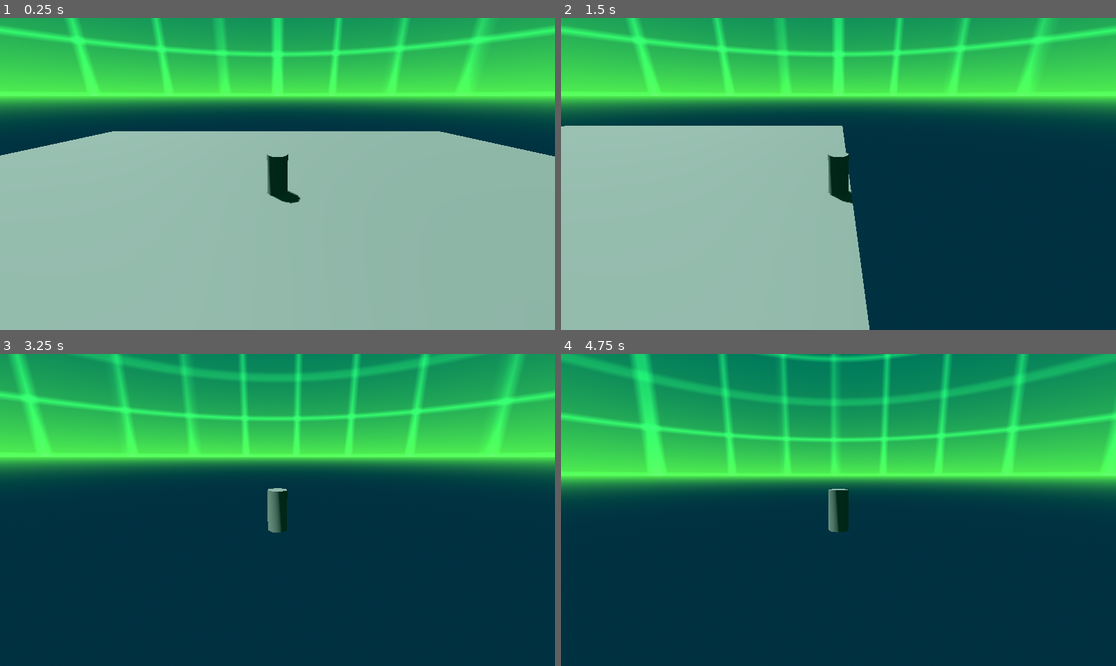
Above: before the commit, frames 1-4 (two rows, left to right).
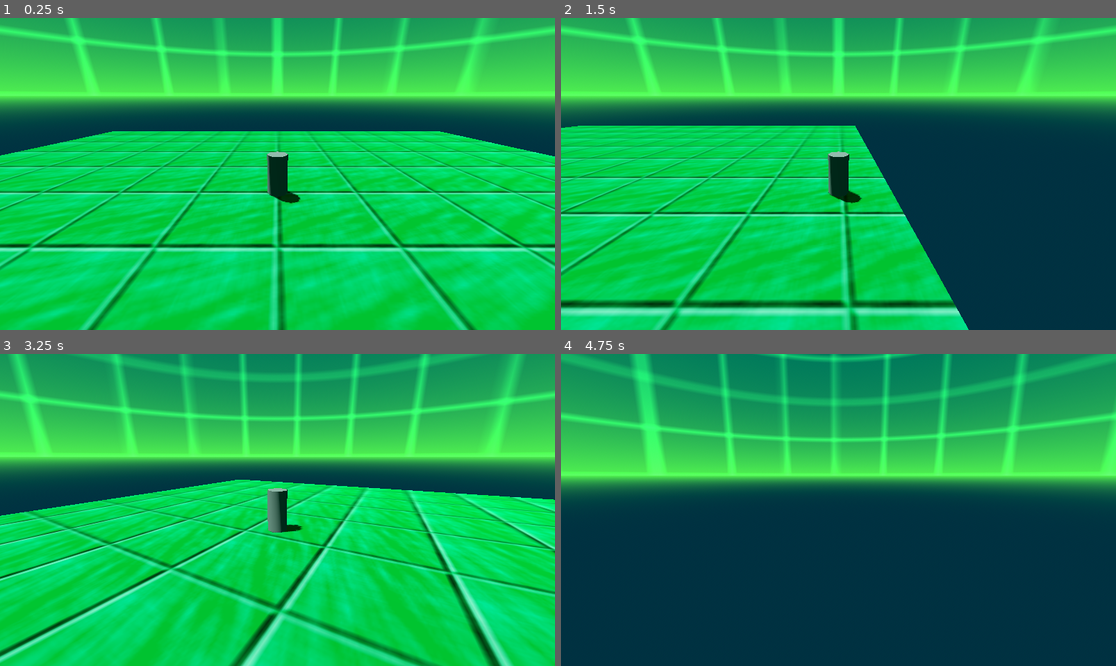
Above: after the commit, the same moments.

Repository: TaelsDaFoox/tanuki-email
Game: Godot game, scene res://main.tscn
Same seed, same stepped clock (60 frames per second), same inputs: the game is played once before the commit and once after it.
Inputs (mouse positions are in pixels of both pictures, inside the frame that each line leads up to):
- Up to frame 1 (0.25 s): no input
- Up to frame 2 (1.5 s): tap Enter at 0.5 s; move the mouse to (960, 158) at 0.52 s; hold D (right) 0.53-1.28 s; hold Space (jump) 0.53-1.28 s; move the mouse to (727, 189) at 1.27 s; hold S (backward) from 1.28 s (still down); click (727, 189) at 1.35 s
- Up to frame 3 (3.25 s): tap Space (jump) at 1.52, 1.55, 1.82, 3.02, 3.05 s; move the mouse to (288, 503) at 2.02 s; release S (backward) at 2.03 s; hold Space (jump) 2.03-2.78 s; hold W (forward) from 2.03 s (still down); tap Alt at 2.1 s; move the mouse to (271, 516) at 2.77 s; tap Shift at 2.85 s
- Up to frame 4 (4.75 s): keep holding W (forward); tap Space (jump) at 3.32, 4.52, 4.55 s; move the mouse to (877, 513) at 3.52 s; hold Space (jump) 3.53-4.28 s; tap Enter at 4.25 s; move the mouse to (794, 506) at 4.27 s; click (794, 506) at 4.35 s

The runs differ from the first frame. In frame 1, 61% of the frame differs, in the area x 0-100%, y 36-100%; in frame 2, 41%; in frame 3, 55%; in frame 4, 0.5%.

Commit message:
level design, new constants
started on level 1 design, tweaked player constants to match

Diff:
--- a/main.tscn
+++ b/main.tscn
@@ -1,5 +1,6 @@
-[gd_scene load_steps=6 format=3 uid="uid://br78n6kinag2"]
+[gd_scene load_steps=7 format=3 uid="uid://br78n6kinag2"]
 
+[ext_resource type="Material" uid="uid://bq8hs56u38lml" path="res://materials/green digital.tres" id="1_h2yge"]
 [ext_resource type="PackedScene" uid="uid://di3par7cwmjs2" path="res://player.tscn" id="1_ig7tw"]
 [ext_resource type="Texture2D" uid="uid://cs6om5ypmgp20" path="res://grid.png" id="2_0xm2m"]
 
@@ -28,6 +29,27 @@
 [node name="CSGBox3D" type="CSGBox3D" parent="CSGCombiner3D"]
 transform = Transform3D(1, 0, 0, 0, 1, 0, 0, 0, 1, -0.18823242, 0, 0.06933594)
 size = Vector3(45.341797, 1, 38.129883)
+material = ExtResource("1_h2yge")
+
+[node name="CSGBox3D2" type="CSGBox3D" parent="CSGCombiner3D"]
+transform = Transform3D(1, 0, 0, 0, 1, 0, 0, 0, 1, 2.1472168, 0, 35.648464)
+size = Vector3(24.479492, 1, 24.30481)
+material = ExtResource("1_h2yge")
+
+[node name="CSGBox3D3" type="CSGBox3D" parent="CSGCombiner3D"]
+transform = Transform3D(1, 0, 0, 0, 1, 0, 0, 0, 1, -10.722656, 1.8517761, 58.633453)
+size = Vector3(50.21924, 4.7035522, 24.30481)
+material = ExtResource("1_h2yge")
+
+[node name="CSGBox3D4" type="CSGBox3D" parent="CSGCombiner3D"]
+transform = Transform3D(1, 0, 0, 0, 1, 0, 0, 0, 1, -22.663208, 9.881503, 81.3673)
+size = Vector3(26.338135, 20.763006, 21.359936)
+material = ExtResource("1_h2yge")
+
+[node name="CSGBox3D5" type="CSGBox3D" parent="CSGCombiner3D"]
+transform = Transform3D(1, 0, 0, 0, 1, 0, 0, 0, 1, -22.694054, 9.930532, 140.77351)
+size = Vector3(26.338135, 20.861057, 13.325449)
+material = ExtResource("1_h2yge")
 
 [node name="WorldEnvironment" type="WorldEnvironment" parent="."]
 environment = SubResource("Environment_ig7tw")
@@ -38,3 +60,6 @@
 
 [node name="Player" parent="." instance=ExtResource("1_ig7tw")]
 transform = Transform3D(1, 0, 0, 0, 1, 0, 0, 0, 1, -0.005540371, 1.5, -0.04764843)
+topSpeed = 30.0
+accel = 150.0
+dashSpeed = 80.0
--- /dev/null
+++ b/materials/green digital.tres
@@ -0,0 +1,13 @@
+[gd_resource type="StandardMaterial3D" load_steps=3 format=3 uid="uid://bq8hs56u38lml"]
+
+[ext_resource type="Texture2D" uid="uid://cj0qewo8y07q0" path="res://textures/greentile.png" id="1_8nqy1"]
+[ext_resource type="Texture2D" uid="uid://bwi6l2uq0nffg" path="res://textures/green digitex alpha.png" id="2_8nqy1"]
+
+[resource]
+albedo_color = Color(0.8153955, 0.8153955, 0.8153955, 1)
+albedo_texture = ExtResource("1_8nqy1")
+metallic_specular = 0.0
+emission_energy_multiplier = 0.25
+emission_texture = ExtResource("2_8nqy1")
+uv1_scale = Vector3(0.25, 0.25, 0.25)
+uv1_triplanar = true
--- a/player.gd
+++ b/player.gd
@@ -17,7 +17,8 @@
 var input_dir = Vector2.ZERO
 
 func _physics_process(delta: float) -> void:
-	input_dir = Input.get_vector("left","right","forward","backward",0.5)
+	if not astralprojecting:
+		input_dir = Input.get_vector("left","right","forward","backward",0.5)
 	if input_dir:
 		#move_angle = lerp_angle(move_angle,input_dir.angle()+camPivot.rotation.y,delta*10)
 		move_angle = input_dir.angle()-camPivot.rotation.y
@@ -28,7 +29,7 @@
 			velocity.y=0
 		else:
 			momentum=0
-			velocity.y=dashSpeed
+			velocity.y=dashSpeed/2
 	velocity.x=momentum*cos(move_angle)
 	velocity.z=momentum*sin(move_angle)
 
@@ -41,6 +42,9 @@
 			velocity.y-=gravityForce*delta
 
 	move_and_slide()
+
+	if position.y<-25:
+		position=Vector3(0,1,0)
 
 func _unhandled_input(event: InputEvent) -> void:
 	if event is InputEventMouseMotion and Input.mouse_mode == Input.MOUSE_MODE_CAPTURED:
@@ -64,11 +68,17 @@
 				get_parent().add_child(playermodel)
 				playermodel.position = position
 				astralprojecting=true
-				await get_tree().create_timer(0.25).timeout
+				if currentdashtype==1:
+					await get_tree().create_timer(0.2).timeout
+				else:
+					await get_tree().create_timer(0.25).timeout
 				get_parent().remove_child(playermodel)
 				add_child(playermodel)
 				playermodel.position=Vector3.ZERO
 				momentum=topSpeed
 				if currentdashtype==1:
 					velocity.y=dashSpeed/3
+					momentum=0
+				else:
+					velocity.y=10
 				astralprojecting=false
--- a/player.tscn
+++ b/player.tscn
@@ -7,7 +7,7 @@
 [node name="Player" type="CharacterBody3D"]
 collision_layer = 2
 script = ExtResource("1_4flbx")
-topSpeed = 30.0
+topSpeed = 40.0
 jumpStrength = 30.0
 gravityForce = 80.0
 accel = 500.0
Binary file added: textures/green digitex alpha.png
Not shown, added: textures/green digitex alpha.png.import
Binary file added: textures/green digitex alpha2.png
Not shown, added: textures/green digitex alpha2.png.import
Binary file added: textures/green digitex.png
Not shown, added: textures/green digitex.png.import
Binary file added: textures/greentile.png
Not shown, added: textures/greentile.png.import
